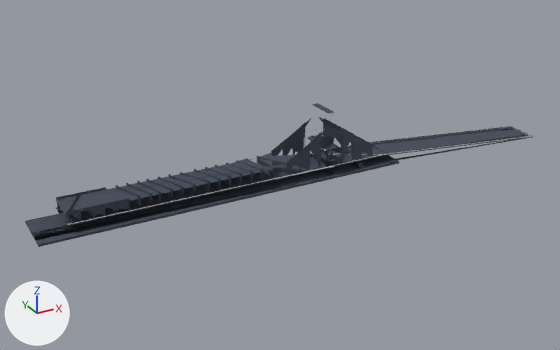
The glTF model gh-pages/models/street_island1_00.glb, before and after one commit.
Before and after are seen from a camera (50 mm lens) standing at (-1725.0, -1581.0, 344.0) and looking at (-1356.0, -912.0, 10.0). Arrows for +X, +Y and +Z are at lower left; the lights stay in place. The first picture is the older version.

In view in the first picture: 'seg_1184', 'seg_1186', 'seg_604', 'seg_605' and 1 more.
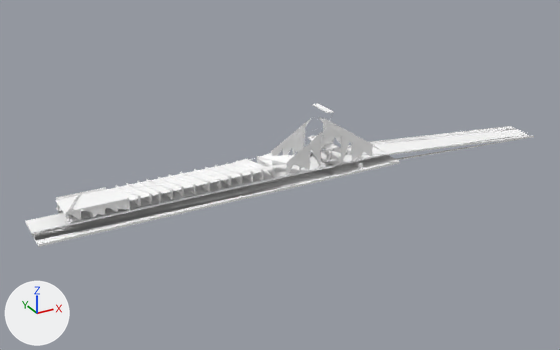
The change, as a diff of the scene's bpy script:
```diff
--- a/gh-pages/models/street_island1_00.glb.py
+++ b/gh-pages/models/street_island1_00.glb.py
@@ mat_bridge_1_bakegroup_island1_a0_2x @@
+mat_bridge_1_bakegroup_island1_a0_2x = principled_material('bridge_1|BakeGroup_Island1_A0|2x')
+mat_bridge_1_bakegroup_island1_a0_2x.base_color = (1.0, 1.0, 1.0)  # white #ffffff
+mat_bridge_1_bakegroup_island1_a0_2x.roughness = 1.0
@@ me_seg_604 @@
 me_seg_604.from_pydata(...)  # 71 vertices, 229 faces; spans x -1620.0..-1223.0, y -946.0..-894.0, z 9.0..11.0
-me_seg_604.materials.append(mat_dark)  # greyish blue #424b59
+me_seg_604.materials.append(mat_gothamcity_road_v2_island_1_d)  # white #ffffff
@@ me_seg_605 @@
 me_seg_605.from_pydata(...)  # 157 vertices, 480 faces; spans x -1591.0..-1011.0, y -942.0..-898.0, z -2.0..21.0
-me_seg_605.materials.append(mat_dark)  # greyish blue #424b59
+me_seg_605.materials.append(mat_gothamcity_road_v2_island_1_d)  # white #ffffff
@@ me_seg_1184 @@
 me_seg_1184.from_pydata(...)  # 255 vertices, 909 faces; spans x -1315.6..-1302.6, y -942.1..-897.8, z 27.0..80.0
-me_seg_1184.materials.append(mat_dark)  # greyish blue #424b59
+me_seg_1184.materials.append(mat_bridge_1_bakegroup_island1_a0_2x)  # white #ffffff
@@ me_seg_1186 @@
 me_seg_1186.from_pydata(...)  # 1077 vertices, 1803 faces; spans x -1592.0..-1235.0, y -940.0..-900.0, z 10.0..65.0
-me_seg_1186.materials.append(mat_dark)  # greyish blue #424b59
+me_seg_1186.materials.append(mat_bridge_1_bakegroup_island1_a0_2x)  # white #ffffff
```

Changed parts and their boxes [x1, y1, x2, y2] in the pictures (560 x 350 px):
'seg_1186', recoloured (greyish blue to white)
    both: [56, 117, 387, 222]
'seg_604', recoloured
    both: [25, 155, 400, 247]
'seg_605', recoloured
    both: [56, 126, 534, 226]
'seg_1184', recoloured (greyish blue to white)
    both: [308, 103, 337, 162]
